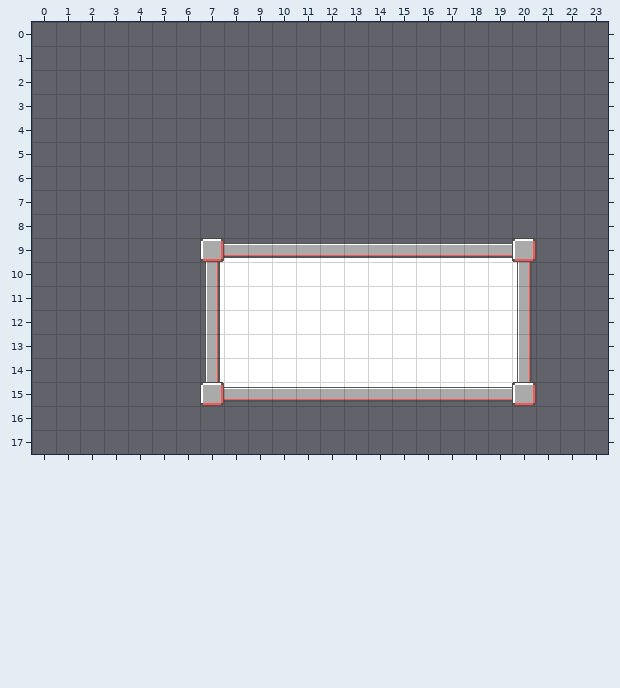
Two versions of a level (Tiled map (JSON), src/assets/tilemaps/TitleScreen.json). Above, as it was before the edit.
Cells are 16x16 px. Shown: x 0..23, y 0..17. The old version is drawn lined up with the new one.
New version:
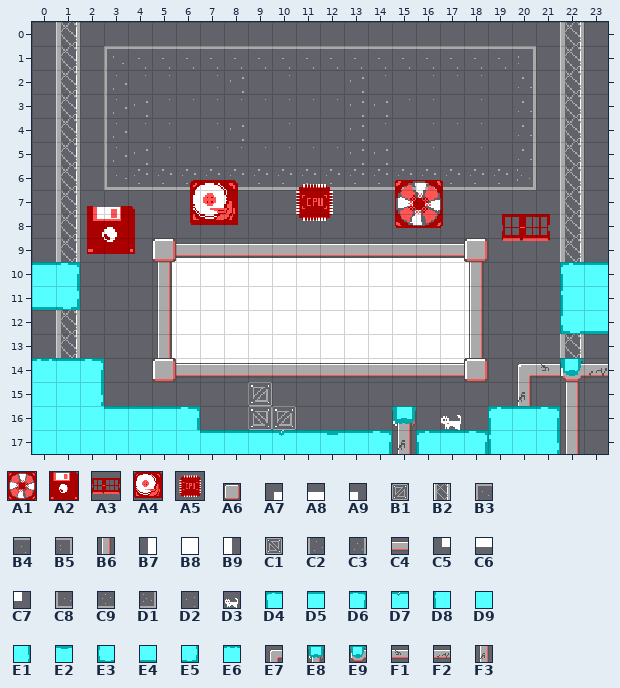
Key: from "hardware": A1 0, A2 1, A3 2, A4 3, A5 4; from "tileset": A6 0, A7 1, A8 2, A9 3, B1 5, B2 6, B3 9, B4 10, B5 11, B6 16, B7 17, B8 18, B9 19, C1 21, C2 25, C3 27, C4 32, C5 33, C6 34, C7 35, C8 41, C9 42, D1 43, D2 44, D3 65, D4 68, D5 69, D6 70, D7 71, D8 84, D9 85, E1 86, E2 87, E3 100, E4 101, E5 102, E6 103, E7 128, E8 131, E9 132, F1 147, F2 148, F3 163.
__ is an empty cell.
Objects are placed by their top-left corner, in cells (3,4 is the top-left corner of cell 3,4); size is 1x1 cell unless given.
Tiles replaced or removed in this view: A6, A7, A8, A9, B6, B7, B8, B9, C4, C5, C6, C7.
Tiles of an added or newly shown layer are drawn over the layers below it.
Diff:
Changed rows in their new state; .. is an unchanged cell.
map size 28x19 -> 24x18 cells
Layer "white" (removed):
first column x 7:
 9 __ .. .. .. .. .. .. .. .. .. .. __ __ __
10 __ .. .. .. .. .. .. .. .. .. .. __ __ __
11 __ .. .. .. .. .. .. .. .. .. .. __ __ __
12 __ .. .. .. .. .. .. .. .. .. .. __ __ __
13 __ .. .. .. .. .. .. .. .. .. .. __ __ __
14 __ __ __ __ __ __ __ __ __ __ __ __ __ __
15 __ __ __ __ __ __ __ __ __ __ __ __ __ __
Layer "tiles" (removed):
first column x 7:
 9 __ .. .. .. .. .. .. .. .. .. .. __ __ __
10 __ .. .. .. .. .. .. .. .. .. .. .. .. __
11 __ .. .. .. .. .. .. .. .. .. .. .. .. __
12 __ .. .. .. .. .. .. .. .. .. .. .. .. __
13 __ .. .. .. .. .. .. .. .. .. .. .. .. __
14 __ .. .. .. .. .. .. .. .. .. .. .. .. __
15 __ __ __ __ __ __ __ __ __ __ __ __ __ __
Layer "Ground" (added):
first column x 0:
 0 .. B2 .. .. .. .. .. .. .. .. .. .. .. .. .. .. .. .. .. .. .. .. B2 ..
 1 .. B2 .. B3 B4 B4 B4 B4 B4 B4 B4 B4 B4 B4 B4 B4 B4 B4 B4 B4 B5 .. B2 ..
 2 .. B2 .. C2 .. .. .. .. D2 .. .. .. .. D2 .. .. .. .. .. .. C3 .. B2 ..
 3 .. B2 .. C2 D2 .. .. .. .. .. .. .. .. D2 D2 .. .. .. .. .. C3 .. B2 ..
 4 .. B2 .. C2 .. .. .. .. D2 .. .. .. .. D2 .. .. .. .. .. .. C3 .. B2 ..
 5 .. B2 .. C2 D2 .. .. .. .. .. .. .. .. D2 D2 .. .. .. .. .. C3 .. B2 ..
 6 .. B2 .. C8 C9 C9 C9 C9 C9 C9 C9 C9 C9 C9 C9 C9 C9 C9 C9 C9 D1 .. B2 ..
 7 .. B2 .. .. .. .. .. .. .. .. .. .. .. .. .. .. .. .. .. .. .. .. B2 ..
 8 .. B2 .. .. .. .. .. .. .. .. .. .. .. .. .. .. .. .. .. .. .. .. B2 ..
 9 .. B2 .. .. .. A7 A8 A8 .. .. .. .. .. .. .. .. .. .. A9 .. .. .. B2 ..
10 D5 D6 .. .. .. B7 B8 B8 .. .. .. .. .. .. .. .. .. .. B9 .. .. .. D4 D5
11 E4 E5 .. .. .. B7 B8 B8 .. .. .. .. .. .. .. .. .. .. B9 .. .. .. D8 D9
12 .. B2 .. .. .. B7 B8 B8 .. .. .. .. .. .. .. .. .. .. B9 .. .. .. E3 E4
13 .. B2 .. .. .. B7 B8 B8 .. .. .. .. .. .. .. .. .. .. B9 .. .. .. B2 ..
14 E6 D5 D6 .. .. C5 C6 C6 C6 C6 C6 C6 C6 C6 C6 C6 C6 C6 C7 .. E7 F1 E9 F2
15 D9 D9 E1 .. .. .. .. .. .. B1 .. .. .. .. .. .. .. .. .. .. F3 .. B6 ..
16 D9 D9 D9 D5 D5 D5 D6 .. .. C1 B1 .. .. .. .. E8 .. D3 .. D4 D5 D6 B6 ..
17 D9 D9 D9 D9 D9 D9 D9 D5 D5 D5 D7 D5 E2 D5 D6 F3 D4 D5 D6 D8 D9 E1 B6 ..
Layer "Pickups" (added):
added: A5 "hardware" at 10.8,6.5 size 2x2
added: A1 "hardware" at 15.1,6.6 size 2x2
added: A4 "hardware" at 6.6,6.6 size 2x2
added: A3 "hardware" at 19.6,7.6 size 2x2
added: A2 "hardware" at 2.3,7.7 size 2x2
Layer "Overlay" (added):
first column x 5:
 9 A6 C4 C4 .. .. .. .. .. .. .. .. .. .. A6
10 B6 .. .. .. .. .. .. .. .. .. .. .. .. B6
11 B6 .. .. .. .. .. .. .. .. .. .. .. .. B6
12 B6 .. .. .. .. .. .. .. .. .. .. .. .. B6
13 B6 .. .. .. .. .. .. .. .. .. .. .. .. B6
14 A6 C4 C4 C4 C4 C4 C4 C4 C4 C4 C4 C4 C4 A6
Pixel boxes of the changes (left, top, right, bottom) in both pictures:
changed: (32, 22, 608, 454)
